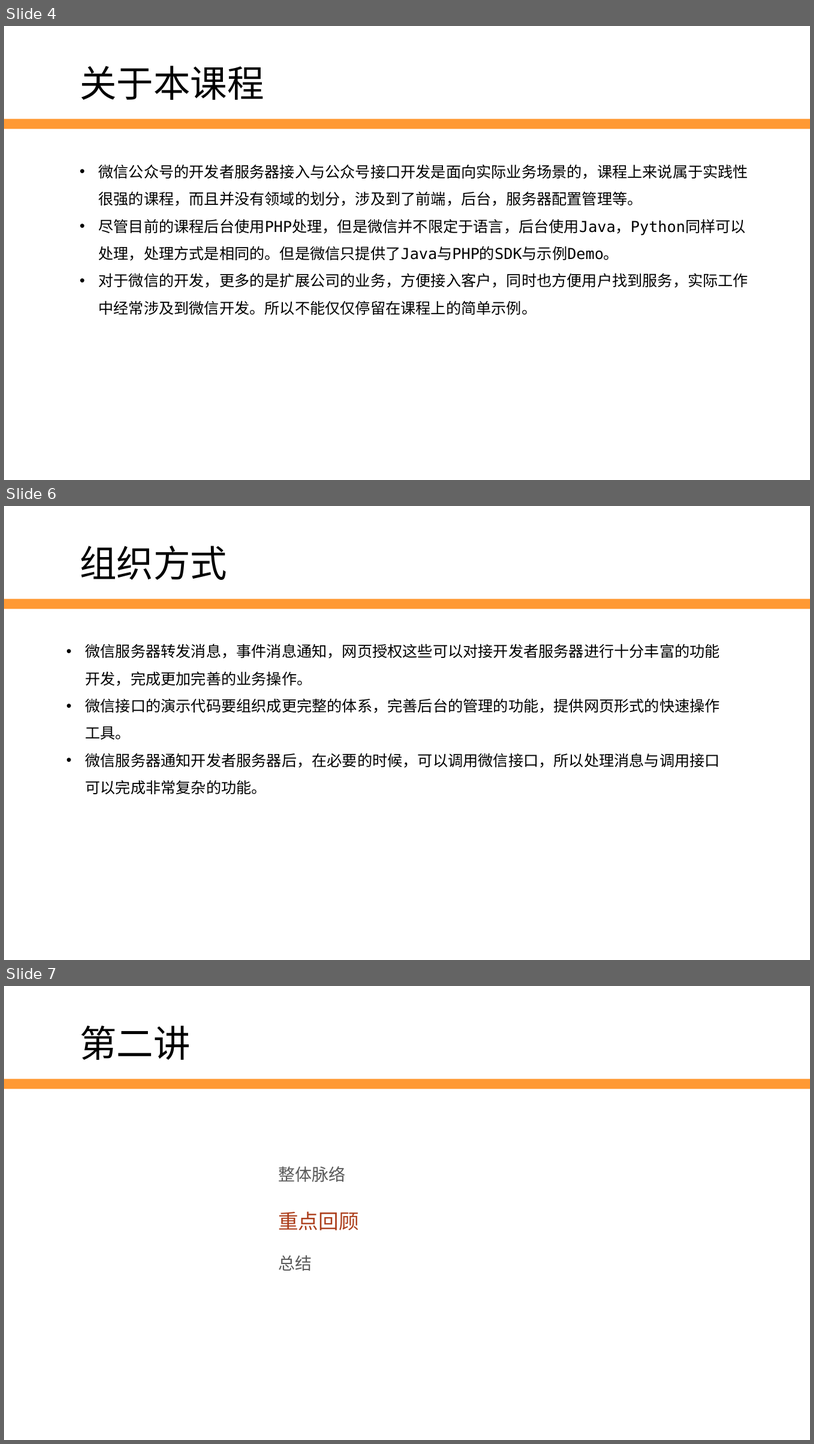
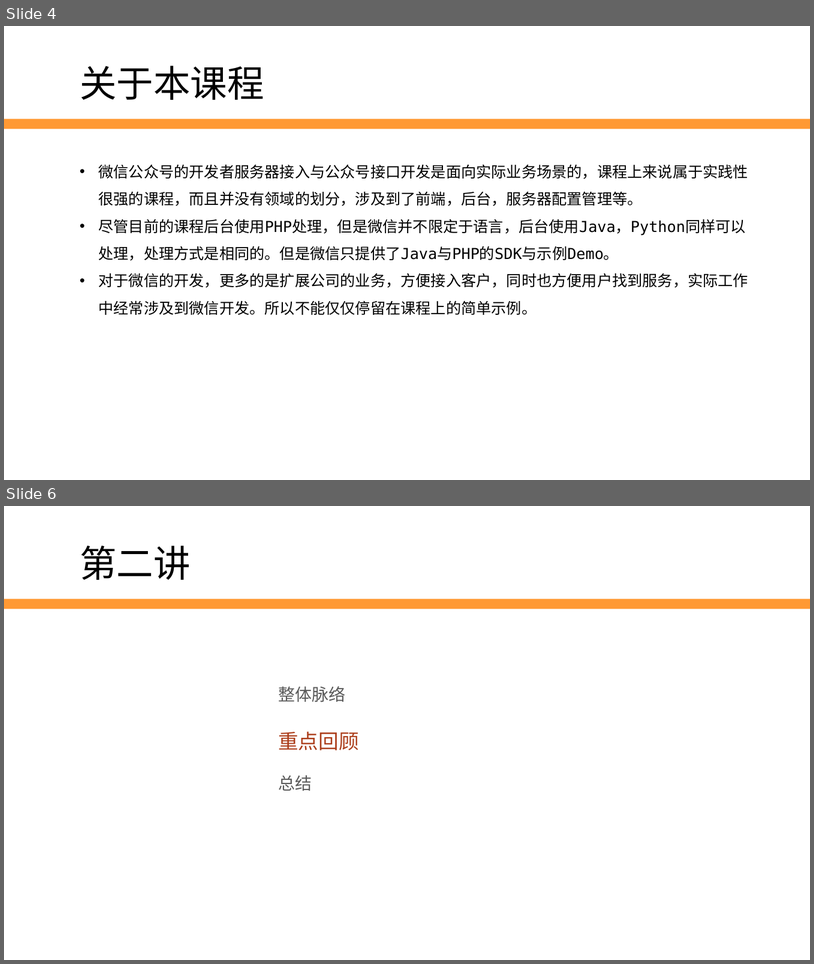
Before and after one commit to edu2act/2017-2018_1st_Wechat_Web_Programming, a slide deck: meterials/slides/ch12-revise-and-think.pptx. Shown one above the other, each under a label of ours: slides 4, 6 and 7 before the commit, slides 4 and 6 after it; the slides between them are not shown. The pictures are 814x1444 and 814x964 pixels, drawn with LibreOffice and Linux fonts; fonts in the diff are those of the drawing; background and template pictures are left out. Boxes give left, top, right and bottom in pixels: in the first picture for what was removed or moved away, otherwise in the second. Text is boxed around its words. In the diff, an @@ line names an element or a change of style, - is before the commit and + after.

```diff
--- a/meterials/slides/ch12-revise-and-think.pptx
+++ b/meterials/slides/ch12-revise-and-think.pptx
@@ slide 6 removed at box(4, 506, 810, 960), background #FFFFFF; not listed: 1 template element that a slide beside it also shows @@
@@ text removed at box(80, 546, 227, 580) @@
-组织方式
@@ text removed at box(85, 643, 720, 794) @@
-• 微信服务器转发消息，事件消息通知，网页授权这些可以对接开发者服务器进行十分丰富的功能开发，完成更加完善的业务操作。
-• 微信接口的演示代码要组织成更完整的体系，完善后台的管理的功能，提供网页形式的快速操作工具。
-• 微信服务器通知开发者服务器后，在必要的时候，可以调用微信接口，所以处理消息与调用接口可以完成非常复杂的功能。
@@ what was slide 7 is now slide 6 @@
```
Also in this commit, not shown: 2 slides changed, 5 slides added, 1 other slide removed, 3 other files.
